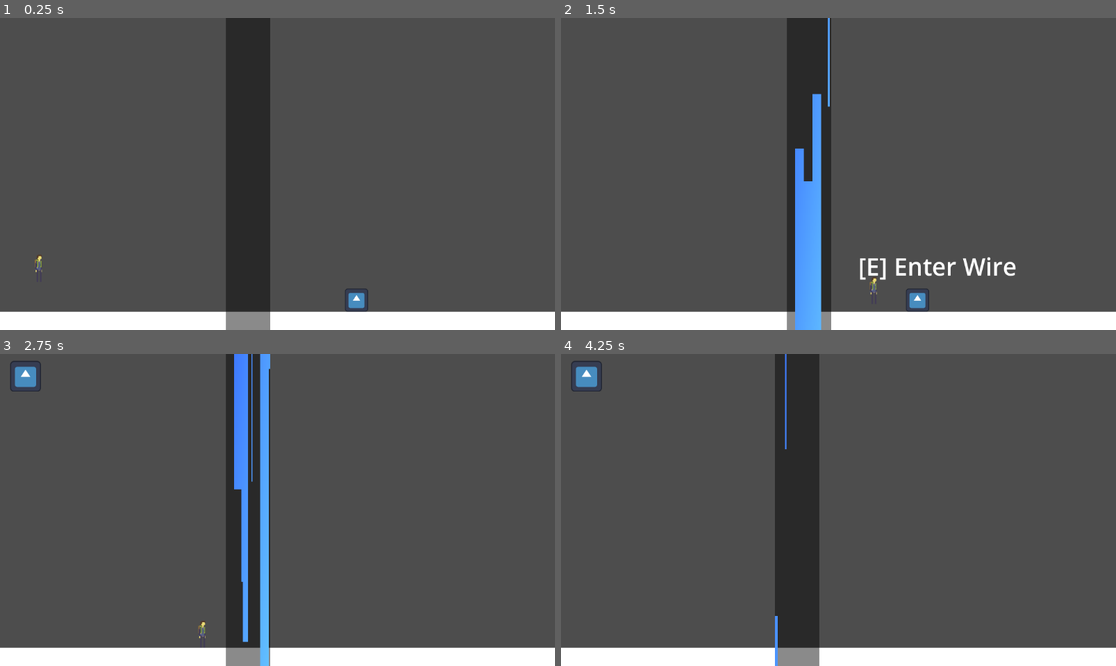
Above: before the commit, frames 1-4 (two rows, left to right).
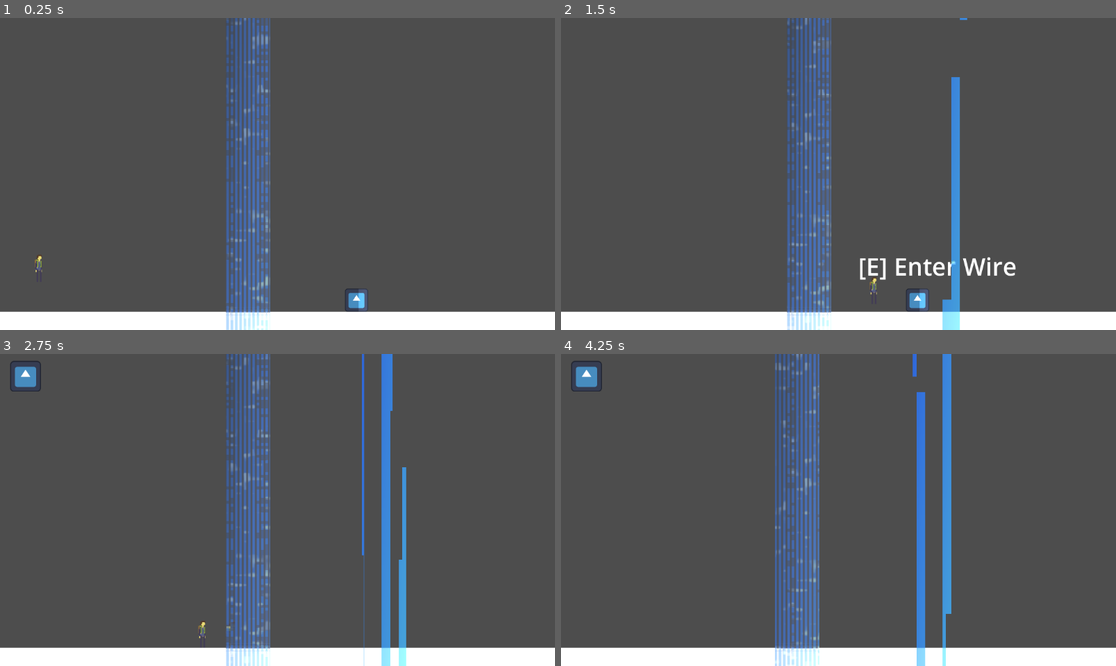
Above: after the commit, the same moments.

Repository: The-Spark-Industries/spark-energy
Game: Godot game, scene res://Master Scenes/level1.tscn
Same seed, same stepped clock (60 frames per second), same inputs: the game is played once before the commit and once after it. The engine's default icon, where the game draws it, is replaced by a stand-in: a white triangle on a blue panel in a dark square.
Inputs:
- Up to frame 1 (0.25 s): no input
- Up to frame 2 (1.5 s): hold Right (ui_right) from 0.53 s (still down); tap E (interact) at 0.6, 1.35 s; tap Space (jump) at 0.77 s
- Up to frame 3 (2.75 s): tap Space (jump) at 1.52 s; release Right (ui_right) at 2.03 s; hold Left (ui_left) from 2.03 s (still down); tap E (interact) at 2.1 s
- Up to frame 4 (4.25 s): release Left (ui_left) at 2.78 s; hold Right (ui_right) from 2.78 s (still down); tap E (interact) at 2.85, 3.6 s; tap Space (jump) at 3.02, 3.77 s

The runs differ from the first frame. In frame 1, 8.1% of the frame differs, in the area x 40-67%, y 0-100%; in frame 2, 9.6%; in frame 3, 11%; in frame 4, 11%, in the area x 38-71%, y 0-100%.

Commit message:
Waterfall shader update
two more water shader updates

Diff:
--- a/Level 1/Level 1 Art Assets/Shaders/WaterFall.gdshader
+++ b/Level 1/Level 1 Art Assets/Shaders/WaterFall.gdshader
@@ -1,34 +1,57 @@
 shader_type canvas_item;
 
 uniform sampler2D SCREEN_TEXTURE : hint_screen_texture, filter_linear_mipmap;
-uniform float distortion_strength : hint_range(0.0, 0.05) = 0.02;
-
+uniform float distortion_strength : hint_range(0.0, 0.05) = 0.008;
 uniform vec2 u_mouse;
 uniform vec2 u_resolution = vec2(1280.0, 720.0);
-
-uniform float background_alpha : hint_range(0.0, 1.0) = 0.1;
-
+uniform float background_alpha : hint_range(0.0, 1.0) = 0.;
 uniform vec3 tint_color : source_color = vec3(0.1, 0.4, 1.0);
 uniform float opacity : hint_range(0.0, 1.0) = 0.8;
 
 float random_float(float x) {
     return fract(sin(x) * 1e4);
 }
-
 float random_vec2(vec2 st) {
     return fract(sin(dot(st.xy, vec2(12.9898, 78.233))) * 43758.5453123);
 }
-
 float pattern(vec2 st, vec2 v, float t) {
     vec2 p = floor(st + v);
     return step(t, random_float(100.0 + p.x * .000001 + p.y * .000001)
                 + random_float(p.x) * 0.5);
 }
 
+// Smooth noise for organic water warping
+float noise(vec2 p) {
+    vec2 i = floor(p);
+    vec2 f = fract(p);
+    f = f * f * (3.0 - 2.0 * f); // smoothstep curve
+    float a = random_vec2(i);
+    float b = random_vec2(i + vec2(1.0, 0.0));
+    float c = random_vec2(i + vec2(0.0, 1.0));
+    float d = random_vec2(i + vec2(1.0, 1.0));
+    return mix(mix(a, b, f.x), mix(c, d, f.x), f.y);
+}
+
 void fragment() {
+    vec2 screen_uv = SCREEN_UV;
+
+    // --- Water distortion ---
+    // Two layers of noise scrolling at different speeds/directions = ripple feel
+    float wave1 = noise(screen_uv * 6.0 + vec2(TIME * 0.3,  TIME * 0.15));
+    float wave2 = noise(screen_uv * 6.0 + vec2(-TIME * 0.2, TIME * 0.25));
+
+    // Combine into a 2D offset, centered around 0
+    vec2 distort = vec2(
+        (wave1 - 0.5) * distortion_strength,
+        (wave2 - 0.5) * distortion_strength
+    );
+
+    // Sample background with distorted UV
+    vec3 background = texture(SCREEN_TEXTURE, screen_uv + distort).rgb;
+
+    // --- Data stream pattern (unchanged) ---
     vec2 st = FRAGCOORD.xy / u_resolution.xy;
     st.x *= u_resolution.x / u_resolution.y;
-
     vec2 grid = vec2(40.0, 30.0);
     st *= grid;
 
@@ -39,24 +62,20 @@
     vel *= vec2(0.05, -1.5) * random_float(2.0 + ipos.x);
 
     vec2 offset = vec2(0.1, 0.0);
-
     float threshold = 0.5 + u_mouse.x / u_resolution.x;
 
     vec3 color = vec3(0.0);
     color.r = pattern(st + offset, vel, threshold);
-    color.g = pattern(st, vel, threshold);
+    color.g = pattern(st,          vel, threshold);
     color.b = pattern(st - offset, vel, threshold);
+    color *= step(0.4, 1.0);
 
-    color *= step(0.4, 1);
+    float mask = smoothstep(0.0, 1.0, 1.0 - color.r);
+    vec3 tint   = tint_color * mask;
+    float final_alpha = mix(background_alpha, opacity, mask);
 
-	vec3 blue = vec3(0.1, 0.4, 1.0); // nice electric blue
-	float alpha = 0.6;              // 0.0 = invisible, 1.0 = solid
+    // --- Blend: distorted background + data stream tint on top ---
+    vec3 final_color = mix(background, tint, mask * opacity);
 
-	float mask = smoothstep(0.0, 1.0, 1.0 - color.r);
-
-	vec3 final_color = tint_color * mask;
-
-	float final_alpha = mix(background_alpha, opacity, mask);
-
-	COLOR = vec4(final_color, final_alpha);
+    COLOR = vec4(final_color, final_alpha);
 }
--- /dev/null
+++ b/Level 1/Level 1 Art Assets/Shaders/WaterFall2.gdshader
@@ -0,0 +1,111 @@
+shader_type canvas_item;
+
+uniform sampler2D SCREEN_TEXTURE : hint_screen_texture, filter_linear_mipmap;
+uniform float distortion_strength : hint_range(0.0, 0.05) = 0.04;
+uniform vec2 u_mouse;
+uniform vec2 u_resolution = vec2(1280.0, 720.0);
+uniform float background_alpha : hint_range(0.0, 1.0) = 0.8;
+uniform vec3 tint_color : source_color = vec3(0.15, 0.45, 1.0);
+uniform float opacity : hint_range(0.0, 1.0) = 0.95;
+uniform float flow_speed : hint_range(0.0, 5.0) = 2.2;
+uniform float foam_brightness : hint_range(0.0, 1.0) = 0.45;
+
+float random_float(float x) {
+    return fract(sin(x) * 1e4);
+}
+float random_vec2(vec2 st) {
+    return fract(sin(dot(st.xy, vec2(12.9898, 78.233))) * 43758.5453123);
+}
+
+float noise(vec2 p) {
+    vec2 i = floor(p);
+    vec2 f = fract(p);
+    f = f * f * (3.0 - 2.0 * f);
+    float a = random_vec2(i);
+    float b = random_vec2(i + vec2(1.0, 0.0));
+    float c = random_vec2(i + vec2(0.0, 1.0));
+    float d = random_vec2(i + vec2(1.0, 1.0));
+    return mix(mix(a, b, f.x), mix(c, d, f.x), f.y);
+}
+
+float fbm(vec2 p) {
+    float val = 0.0;
+    float amp = 0.5;
+    for (int i = 0; i < 4; i++) {
+        val += amp * noise(p);
+        p *= 2.1;
+        amp *= 0.5;
+    }
+    return val;
+}
+
+void fragment() {
+    vec2 screen_uv = SCREEN_UV;
+
+    // --- Pixelated sine wave distortion ---
+    float pixel_size = 0.008;
+    vec2 pixelated_uv = floor(SCREEN_UV / pixel_size) * pixel_size;
+
+    float wave = sin(pixelated_uv.y * 12.0 + TIME * 0.6) * 0.8
+               + sin(pixelated_uv.y * 5.0  + TIME * 0.3) * 0.8;
+
+    vec2 distort = vec2(
+        wave * 0.04,
+        0.0
+    );
+
+    vec3 background = texture(SCREEN_TEXTURE, pixelated_uv + distort).rgb;
+
+    // --- Streak pattern ---
+    vec2 st = FRAGCOORD.xy / u_resolution.xy;
+    st.x *= u_resolution.x / u_resolution.y;
+
+    // Denser grid — more columns, more coverage
+    vec2 grid = vec2(80.0, 120.0);
+    st *= grid;
+
+    vec2 ipos = floor(st);
+    vec2 fpos = fract(st);
+
+    // Each column flows downward at its own speed
+    float col_speed = 1.0;   // min speed raised so no column is too slow
+    vec2 vel = vec2(0.0, -TIME * flow_speed * max(grid.x, grid.y) * 0.03);
+
+    // Two streak layers at different scales blended together for fullness
+    vec2 p1 = floor(st + vel);
+    vec2 p2 = floor(st + vel);   // coarser layer
+
+    float streak1 = step(0.35, random_float(100.0 + p1.x * 0.0001) + random_float(p1.y) * 0.5);
+    float streak2 = step(0.25, random_float(200.0 + p2.x * 0.0001) + random_float(p2.y * p2.x) * 0.5);
+    float streak  = clamp(streak1 + streak2 * 0.6, 0.0, 1.0);   // combine, cap at 1
+
+    // Soft edges on each column — wider fade so streaks bleed into each other
+    float h_fade = smoothstep(0.0, 0.35, fpos.x) * smoothstep(1.0, 0.65, fpos.x);
+    streak *= h_fade;
+
+    // Vertical continuity: fade less aggressively top-to-bottom so streaks feel long
+    float v_fade = smoothstep(0.0, 0.08, fpos.y) * smoothstep(1.0, 0.92, fpos.y);
+    streak *= mix(0.7, 1.0, v_fade);   // don't fully cut — keeps streaks connected
+
+    // Foam on the densest parts
+    float foam = noise(st * 0.6 + vec2(0.0, -TIME * flow_speed * 0.4));
+    foam = smoothstep(0.65, 1.0, foam) * streak;
+
+    // --- Color ---
+    float depth_shade = mix(0.5, 1.0, col_speed / 2.3);
+    vec3 deep   = tint_color * 0.55;
+    vec3 mid    = tint_color * 1.0;
+    vec3 bright = vec3(0.8, 0.92, 1.0);
+
+    vec3 stream_color = mix(deep, mid, streak * depth_shade);
+    stream_color = mix(stream_color, bright, foam * foam_brightness);
+
+    // Fill gaps: even non-streak pixels get a faint tint so nothing is bare
+    vec3 fill = tint_color * 0.18;
+    vec3 final_color = mix(background, fill, 0.3);               // faint base tint over bg
+    final_color = mix(final_color, stream_color, streak * opacity);
+    final_color = mix(final_color, bright, foam * foam_brightness * 0.5);
+
+    float blend = mix(background_alpha, opacity, clamp(streak + 0.3, 0.0, 1.0));
+    COLOR = vec4(final_color, blend);
+}
--- a/Master Scenes/level1.tscn
+++ b/Master Scenes/level1.tscn
@@ -10,6 +10,7 @@
 [ext_resource type="PackedScene" uid="uid://5ao3osj84mxr" path="res://Master Scenes/WaterBlock.tscn" id="7_rgorn"]
 [ext_resource type="PackedScene" path="res://Master Scenes/Checkpoint.tscn" id="8_tiul6"]
 [ext_resource type="PackedScene" uid="uid://g5lflum2cu2t" path="res://Master Scenes/WaterShoes.tscn" id="9_gdrb5"]
+[ext_resource type="Shader" uid="uid://cnt8mrlrc00ji" path="res://Level 1/Level 1 Art Assets/Shaders/WaterFall2.gdshader" id="11_aqaee"]
 [ext_resource type="Shader" uid="uid://blfxpyl8w6jjv" path="res://Level 1/Level 1 Art Assets/Shaders/WaterFall.gdshader" id="11_l37wp"]
 
 [sub_resource type="PhysicsMaterial" id="PhysicsMaterial_lyd6k"]
@@ -61,20 +62,31 @@
 [sub_resource type="CircleShape2D" id="CircleShape2D_w3b"]
 radius = 60.0
 
-[sub_resource type="ShaderMaterial" id="ShaderMaterial_aqaee"]
-shader = ExtResource("11_l37wp")
-shader_parameter/distortion_strength = 0.05000000074506
+[sub_resource type="ShaderMaterial" id="ShaderMaterial_1yw1p"]
+shader = ExtResource("11_aqaee")
+shader_parameter/distortion_strength = 0.018
 shader_parameter/u_mouse = Vector2(0, 0)
 shader_parameter/u_resolution = Vector2(1280, 720)
-shader_parameter/background_alpha = 0.46000002185
-shader_parameter/tint_color = Color(0.20002729, 0.39182138, 1, 1)
-shader_parameter/opacity = 1.0
+shader_parameter/background_alpha = 0.5
+shader_parameter/tint_color = Color(0.15, 0.45, 1, 1)
+shader_parameter/opacity = 0.6
+shader_parameter/flow_speed = 1.8
+shader_parameter/foam_brightness = 0.4
 
 [sub_resource type="Gradient" id="Gradient_l37wp"]
 
 [sub_resource type="GradientTexture2D" id="GradientTexture2D_aqaee"]
 gradient = SubResource("Gradient_l37wp")
 fill_to = Vector2(1, 1)
+
+[sub_resource type="ShaderMaterial" id="ShaderMaterial_l8ajp"]
+shader = ExtResource("11_l37wp")
+shader_parameter/distortion_strength = 0.008
+shader_parameter/u_mouse = Vector2(0, 0)
+shader_parameter/u_resolution = Vector2(1280, 720)
+shader_parameter/background_alpha = 0.0
+shader_parameter/tint_color = Color(0.1, 0.4, 1, 1)
+shader_parameter/opacity = 0.8
 
 [node name="Level1" type="Node2D"]
 
@@ -297,13 +309,26 @@
 
 [node name="ColorRect" type="ColorRect" parent="Water Features"]
 z_index = 5
-material = SubResource("ShaderMaterial_aqaee")
+material = SubResource("ShaderMaterial_1yw1p")
 offset_left = 794.0
 offset_top = 491.0
 offset_right = 886.0
 offset_bottom = 1442.0
 
-[node name="PointLight2D" type="PointLight2D" parent="Water Features/ColorRect"]
-position = Vector2(43.00002, 473.50003)
+[node name="PointLight2D2" type="PointLight2D" parent="Water Features/ColorRect"]
+position = Vector2(325, 494)
 scale = Vector2(1.5624994, 14.734376)
 texture = SubResource("GradientTexture2D_aqaee")
+
+[node name="ColorRect2" type="ColorRect" parent="Water Features"]
+z_index = 5
+material = SubResource("ShaderMaterial_l8ajp")
+offset_left = 1076.0
+offset_top = 503.0
+offset_right = 1168.0
+offset_bottom = 1454.0
+
+[node name="PointLight2D" type="PointLight2D" parent="Water Features/ColorRect2"]
+position = Vector2(-235.99995, 481.00003)
+scale = Vector2(1.5624994, 14.734376)
+texture = SubResource("GradientTexture2D_aqaee")
Not shown, added: Level 1/Level 1 Art Assets/Shaders/WaterFall2.gdshader.uid
Not shown: 1 places in Master Scenes/level1.tscn that only renumber resources
